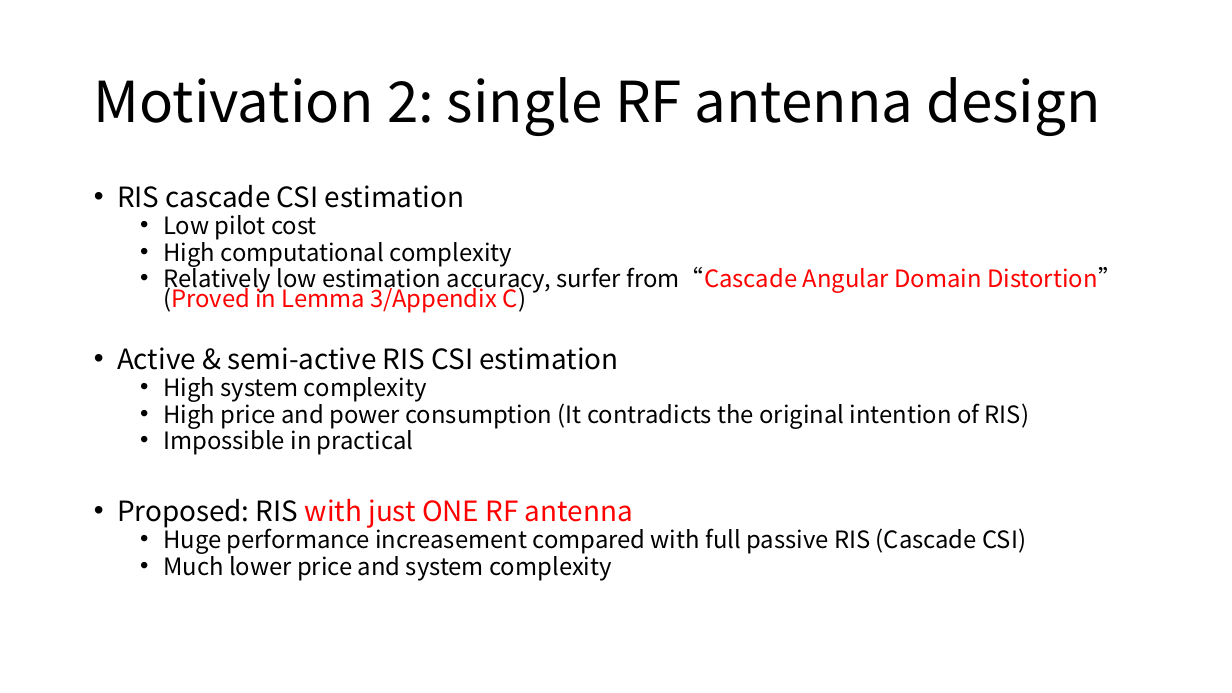
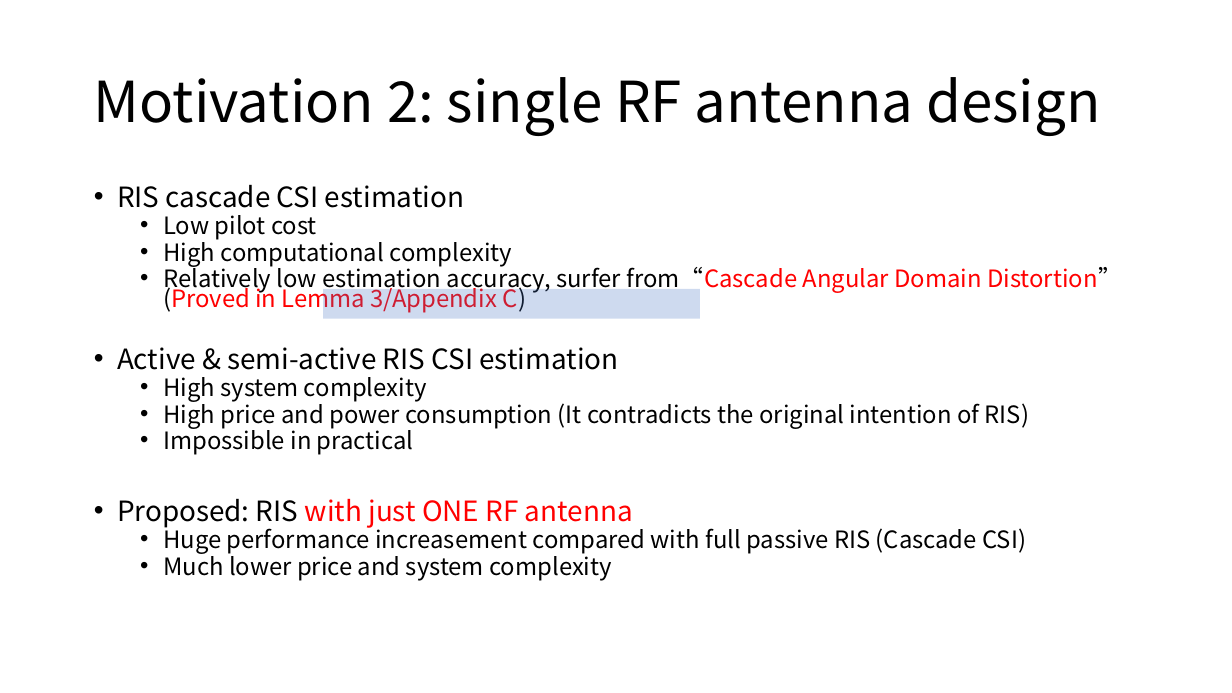
Before and after one commit to Brook1711/RIS-Angular-Domain, a slide deck: slide 3 of doc/RIS-angular-domain组会汇报.pptx. Drawn at 1232x693 pixels with LibreOffice and Linux fonts; fonts in the diff are those of the drawing. Boxes give left, top, right and bottom in pixels: in the first picture for what was removed or moved away, otherwise in the second. Text is boxed around its words. In the diff, an @@ line names an element or a change of style, - is before the commit and + after.

```diff
--- a/doc/RIS-angular-domain组会汇报.pptx
+++ b/doc/RIS-angular-domain组会汇报.pptx
@@ rectangle added at (323,289,701,319), fill #4472C4 at 26% opacity @@
```
Also in this commit, not shown: 2 other slides changed, 1 slide added, 1 other file.
